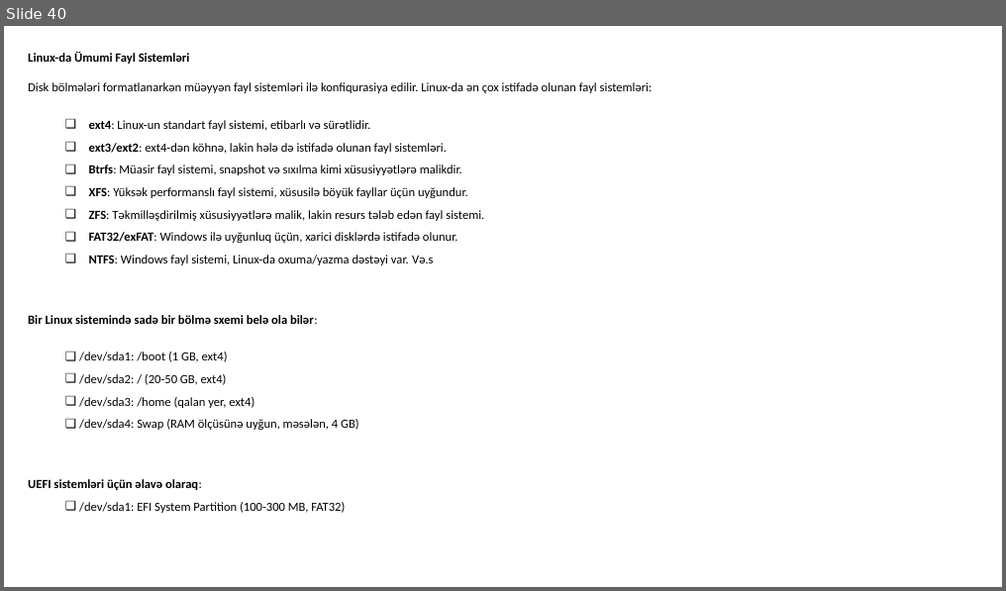
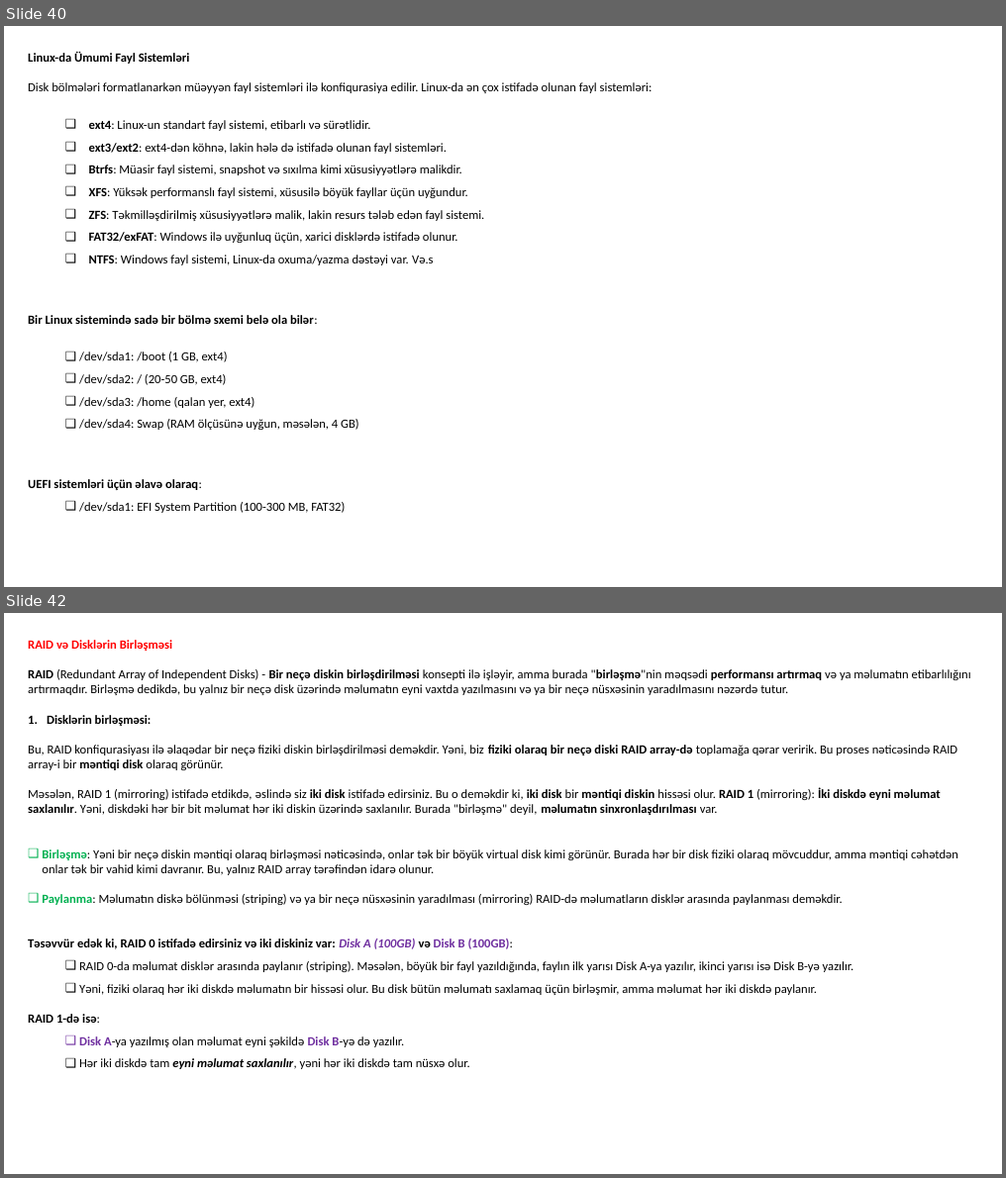
Before and after one commit to codeurient/DevOps, a slide deck: .lessons/1 operating systems/1 linux/1.pptx. Shown one above the other, each under a label of ours: slide 40 before the commit, slides 40 and 42 after it; the slides between them are not shown. The pictures are 1006x591 and 1006x1178 pixels, drawn with LibreOffice and Linux fonts; fonts in the diff are those of the drawing. Boxes give left, top, right and bottom in pixels: in the first picture for what was removed or moved away, otherwise in the second. Text is boxed around its words. In the diff, an @@ line names an element or a change of style, - is before the commit and + after.

```diff
--- a/.lessons/1 operating systems/1 linux/1.pptx
+++ b/.lessons/1 operating systems/1 linux/1.pptx
@@ slide 42 added at [4,613,1002,1174], background #FFFFFF @@
@@ text added at [28,640,971,1069], 12 pt, text #000000 @@
+RAID və Disklərin Birləşməsi
+RAID (Redundant Array of Independent Disks) - Bir neçə diskin birləşdirilməsi konsepti ilə işləyir, amma burada "birləşmə"nin məqsədi performansı artırmaq və ya məlumatın etibarlılığını artırmaqdır. Birləşmə dedikdə, bu yalnız bir neçə disk üzərində məlumatın eyni vaxtda yazılmasını və ya bir neçə nüsxəsinin yaradılmasını nəzərdə tutur.
+1. Disklərin birləşməsi:
+Bu, RAID konfiqurasiyası ilə əlaqədar bir neçə fiziki diskin birləşdirilməsi deməkdir. Yəni, biz fiziki olaraq bir neçə diski RAID array-də toplamağa qərar veririk. Bu proses nəticəsində RAID array-i bir məntiqi disk olaraq görünür.
+Məsələn, RAID 1 (mirroring) istifadə etdikdə, əslində siz iki disk istifadə edirsiniz. Bu o deməkdir ki, iki disk bir məntiqi diskin hissəsi olur. RAID 1 (mirroring): İki diskdə eyni məlumat saxlanılır. Yəni, diskdəki hər bir bit məlumat hər iki diskin üzərində saxlanılır. Burada "birləşmə" deyil, məlumatın sinxronlaşdırılması var.
+❑ Birləşmə: Yəni bir neçə diskin məntiqi olaraq birləşməsi nəticəsində, onlar tək bir böyük virtual disk kimi görünür. Burada hər bir disk fiziki olaraq mövcuddur, amma məntiqi cəhətdən onlar tək bir vahid kimi davranır. Bu, yalnız RAID array tərəfindən idarə olunur.
+❑ Paylanma: Məlumatın diskə bölünməsi (striping) və ya bir neçə nüsxəsinin yaradılması (mirroring) RAID-də məlumatların disklər arasında paylanması deməkdir.
+Təsəvvür edək ki, RAID 0 istifadə edirsiniz və iki diskiniz var: Disk A (100GB) və Disk B (100GB):
+  ❑ RAID 0-da məlumat disklər arasında paylanır (striping). Məsələn, böyük bir fayl yazıldığında, faylın ilk yarısı Disk A-ya yazılır, ikinci yarısı isə Disk B-yə yazılır.
+  ❑ Yəni, fiziki olaraq hər iki diskdə məlumatın bir hissəsi olur. Bu disk bütün məlumatı saxlamaq üçün birləşmir, amma məlumat hər iki diskdə paylanır.
+RAID 1-də isə:
+  ❑ Disk A-ya yazılmış olan məlumat eyni şəkildə Disk B-yə də yazılır.
+  ❑ Hər iki diskdə tam eyni məlumat saxlanılır, yəni hər iki diskdə tam nüsxə olur.
```
Also in this commit, not shown: 23 other slides added, 1 slide removed.
